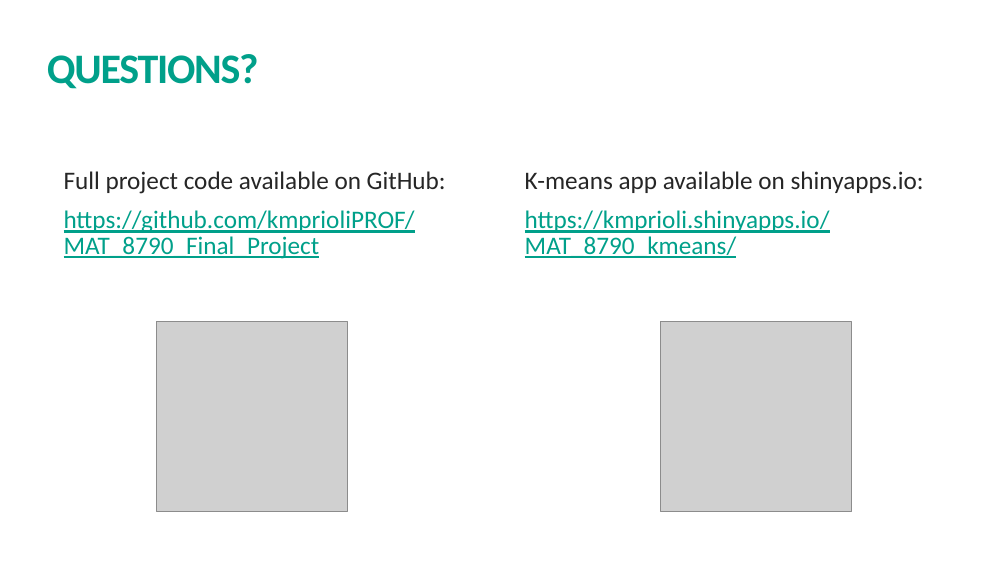
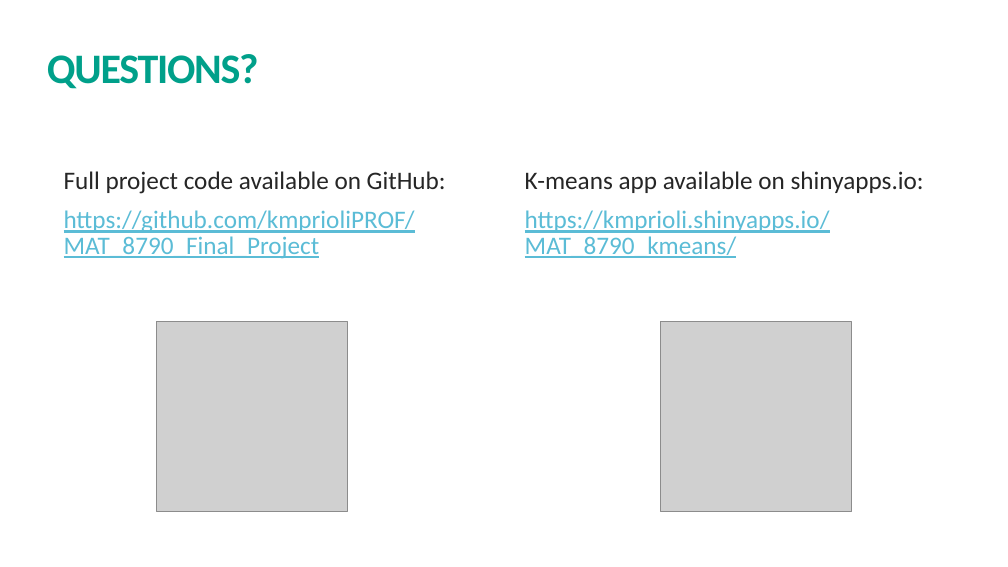
Before and after one commit to kmprioliPROF/MAT_8790_Final_Project, a slide deck: slide 16 of Prioli_Final_Proj.pptx (slide 11 before the commit). Drawn at 1008x567 pixels with LibreOffice and Linux fonts; fonts in the diff are those of the drawing; grey boxes stand for pictures. Boxes give left, top, right and bottom in pixels: in the first picture for what was removed or moved away, otherwise in the second. Text is boxed around its words. In the diff, an @@ line names an element or a change of style, - is before the commit and + after.

```diff
--- a/Prioli_Final_Proj.pptx
+++ b/Prioli_Final_Proj.pptx
@@ text at <box>64,210,415,259</box>: text colour #00A08A to #5BBCD6 in "https://github.com/kmprioliPROF/ MAT_8790_Final_Project" @@
@@ text at <box>525,210,830,258</box>: text colour #00A08A to #5BBCD6 in "https://kmprioli.shinyapps.io/ MAT_8790_kmeans/" @@
```
Also in this commit, not shown: 2 other slides changed, 6 slides added, 1 slide removed, 1 other file.
